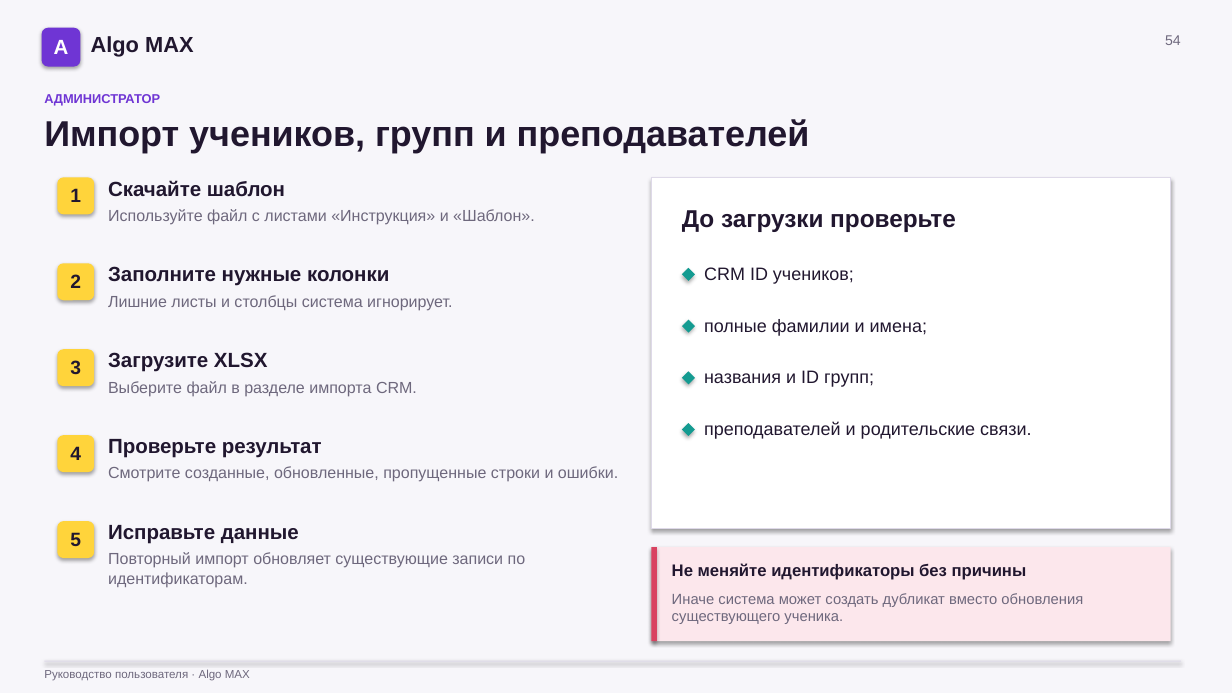
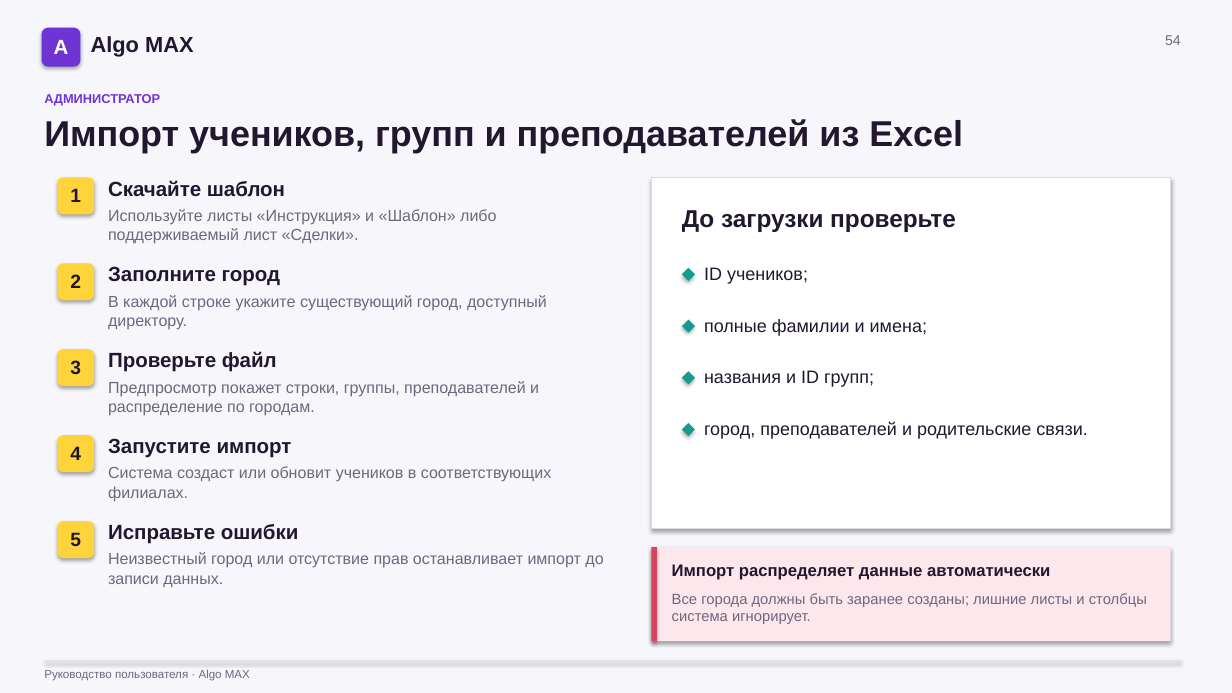
Before and after one commit to ImDoubleU/algo-bot-max, a slide deck: slide 54 of docs/Algo_MAX_Руководство_по_ролям.pptx. Drawn at 1232x693 pixels with LibreOffice and Linux fonts; fonts in the diff are those of the drawing. Boxes give left, top, right and bottom in pixels: in the first picture for what was removed or moved away, otherwise in the second. Text is boxed around its words. In the diff, an @@ line names an element or a change of style, - is before the commit and + after.

```diff
--- a/docs/Algo_MAX_Руководство_по_ролям.pptx
+++ b/docs/Algo_MAX_Руководство_по_ролям.pptx
@@ text at [44,119,963,153]: text changed @@
-Импорт учеников, групп и преподавателей
+Импорт учеников, групп и преподавателей из Excel
@@ text at [108,209,496,244]: text changed @@
-Используйте файл с листами «Инструкция» и «Шаблон».
+Используйте листы «Инструкция» и «Шаблон» либо поддерживаемый лист «Сделки».
@@ text at [108,266,281,286]: text changed @@
-Заполните нужные колонки
+Заполните город
@@ text at [704,267,808,284]: text changed @@
-CRM ID учеников;
+ID учеников;
@@ text at [108,295,547,330]: text changed @@
-Лишние листы и столбцы система игнорирует.
+В каждой строке укажите существующий город, доступный директору.
@@ text at [108,351,277,372]: text changed @@
-Загрузите XLSX
+Проверьте файл
@@ text at [108,381,539,416]: text changed @@
-Выберите файл в разделе импорта CRM.
+Предпросмотр покажет строки, группы, преподавателей и распределение по городам.
@@ text at [108,438,292,458]: text changed @@
-Проверьте результат
+Запустите импорт
@@ text at [704,421,1087,439]: text changed @@
-преподавателей и родительские связи.
+город, преподавателей и родительские связи.
@@ text at [108,466,552,502]: text changed @@
-Смотрите созданные, обновленные, пропущенные строки и ошибки.
+Система создаст или обновит учеников в соответствующих филиалах.
@@ text at [108,524,299,544]: text changed @@
-Исправьте данные
+Исправьте ошибки
@@ text at [108,552,603,587]: text changed @@
-Повторный импорт обновляет существующие записи по идентификаторам.
+Неизвестный город или отсутствие прав останавливает импорт до записи данных.
@@ text at [672,564,1050,580]: text changed @@
-Не меняйте идентификаторы без причины
+Импорт распределяет данные автоматически
@@ text at [672,593,1147,624]: text changed @@
-Иначе система может создать дубликат вместо обновления существующего ученика.
+Все города должны быть заранее созданы; лишние листы и столбцы система игнорирует.
```
Also in this commit, not shown: 5 other slides changed, 9 other files.
